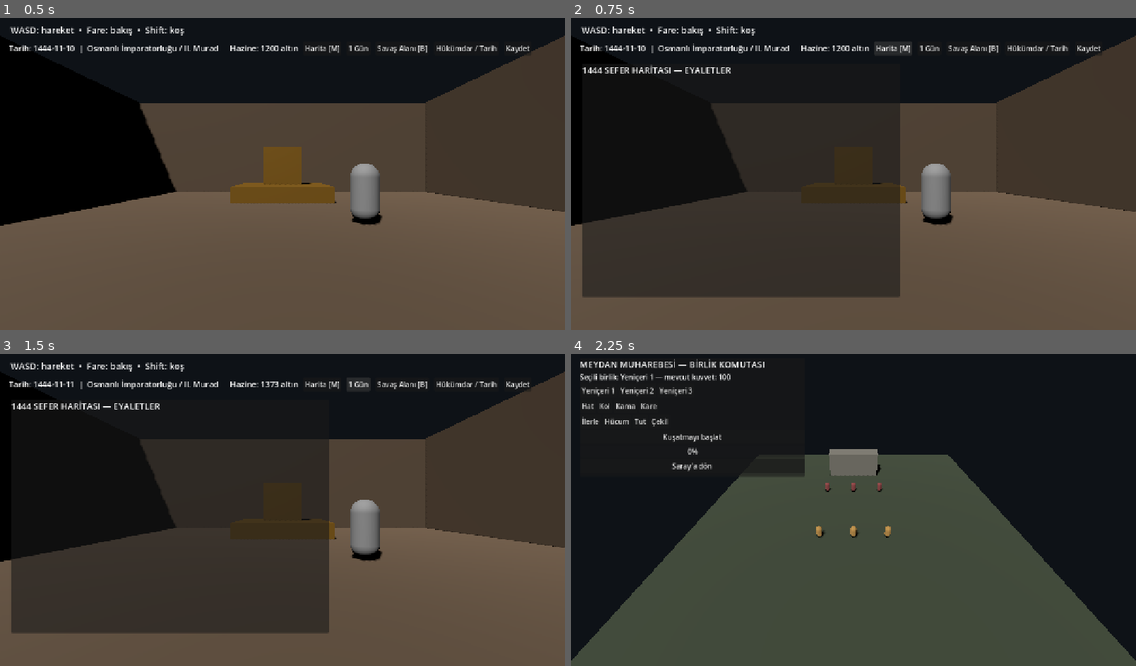
Above: before the commit, frames 1-4 (two rows, left to right).
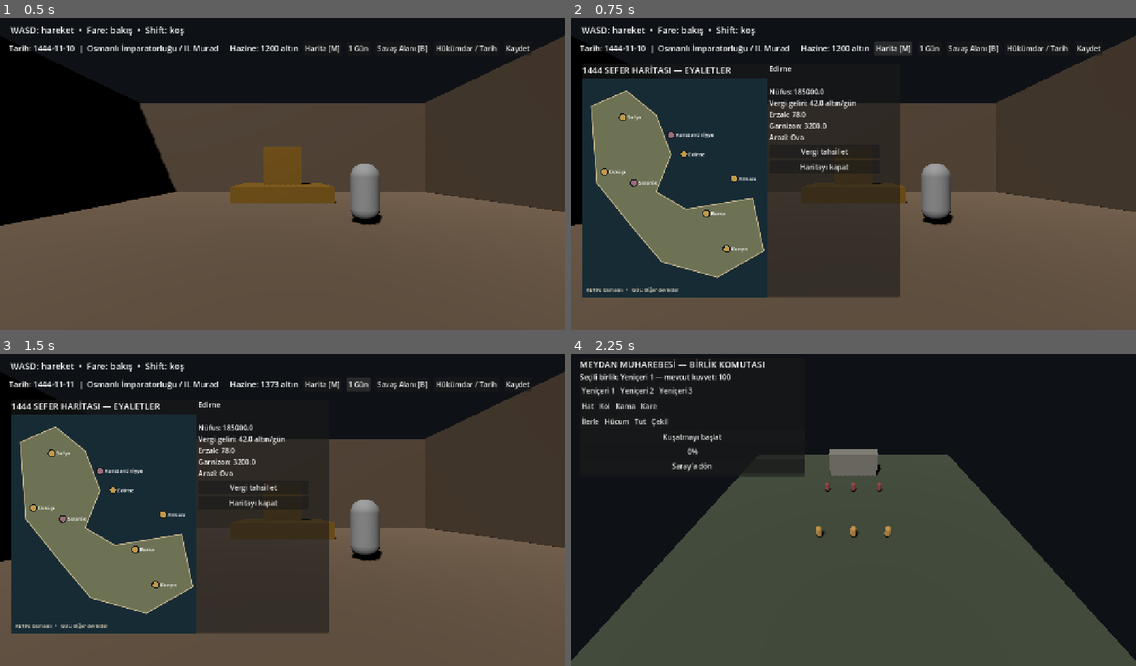
Above: after the commit, the same moments.

Repository: Yusuf-72/Dheu
Game: Godot game, scene res://scenes/palace.tscn
The game is run twice, just before and just after one commit, with the same random seed, the same clock (stepped at 60 frames per second) and the same inputs.
Inputs:
- Up to frame 1 (0.5 s): no input
- Up to frame 2 (0.75 s): click "Harita [M]" at 0.5 s
- Up to frame 3 (1.5 s): click "1 Gün" at 1.25 s
- Up to frame 4 (2.25 s): click "Savaş Alanı [B]" at 2 s

Frame 1 is identical in both runs. In frame 2, 22% of the frame differs, in the area x 2-51%, y 15-90%; in frame 3, 22%; in frame 4, less than 0.1%.
Error before the commit: Parse Error: Cannot infer the type of "owned" variable because the value doesn't have a set type. (res://scripts/province_map.gd:34)

Commit message:
Fix typed province ownership check

Diff:
--- a/godot/scripts/province_map.gd
+++ b/godot/scripts/province_map.gd
@@ -31,7 +31,7 @@
 	draw_polyline(PackedVector2Array([land[0], land[1], land[2], land[3], land[4], land[5], land[6], land[7], land[8], land[9], land[10], land[11], land[0]]), Color("#c6b58b"), 2.0, true)
 	for province in province_data:
 		var point := _province_point(province)
-		var owned := province.get("realm", "") == "ottoman"
+		var owned: bool = str(province.get("realm", "")) == "ottoman"
 		var fill := Color("#c29a4b") if owned else Color("#9b6d78")
 		draw_circle(point, 9.0, Color("#161a1d"))
 		draw_circle(point, 6.5, fill)
